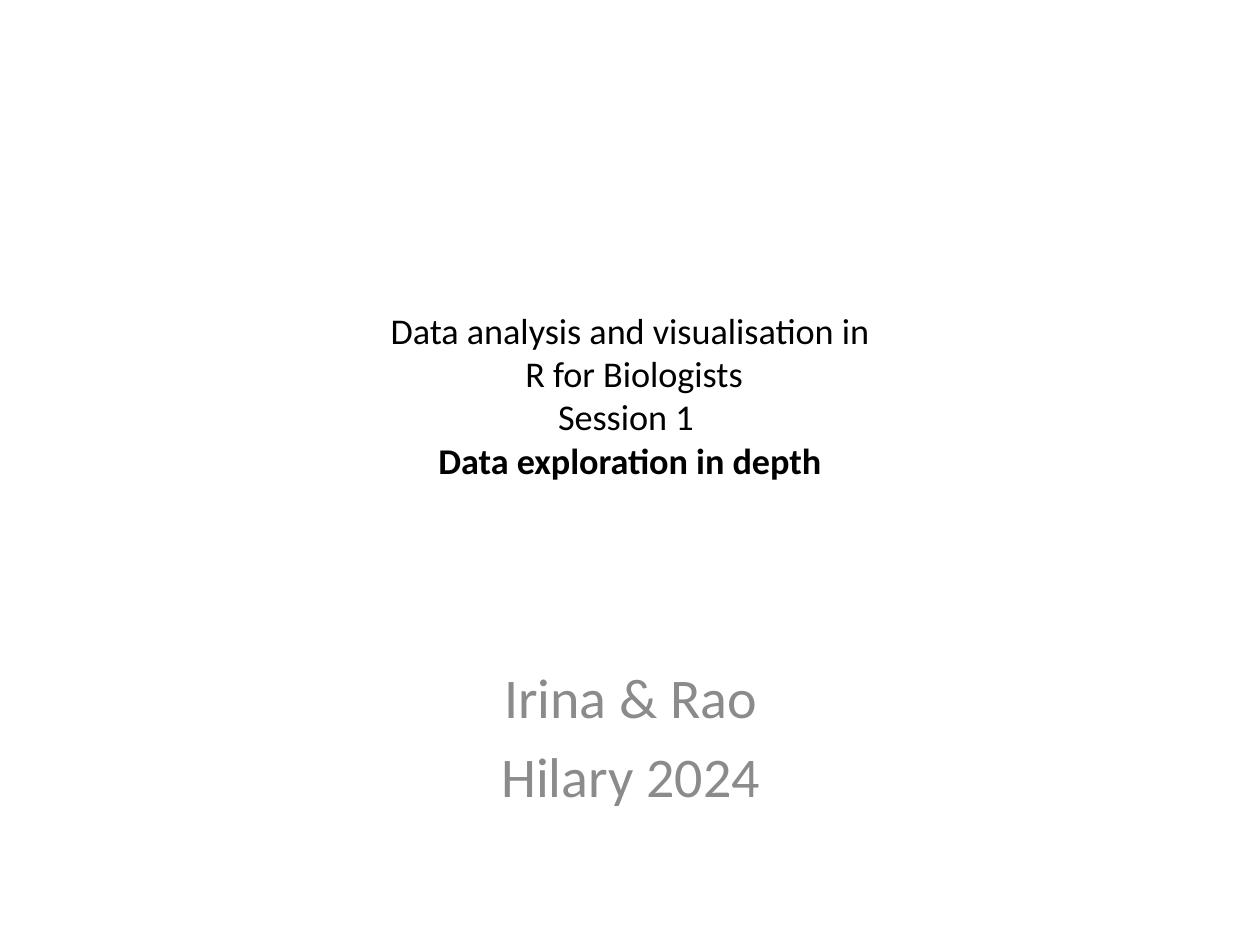
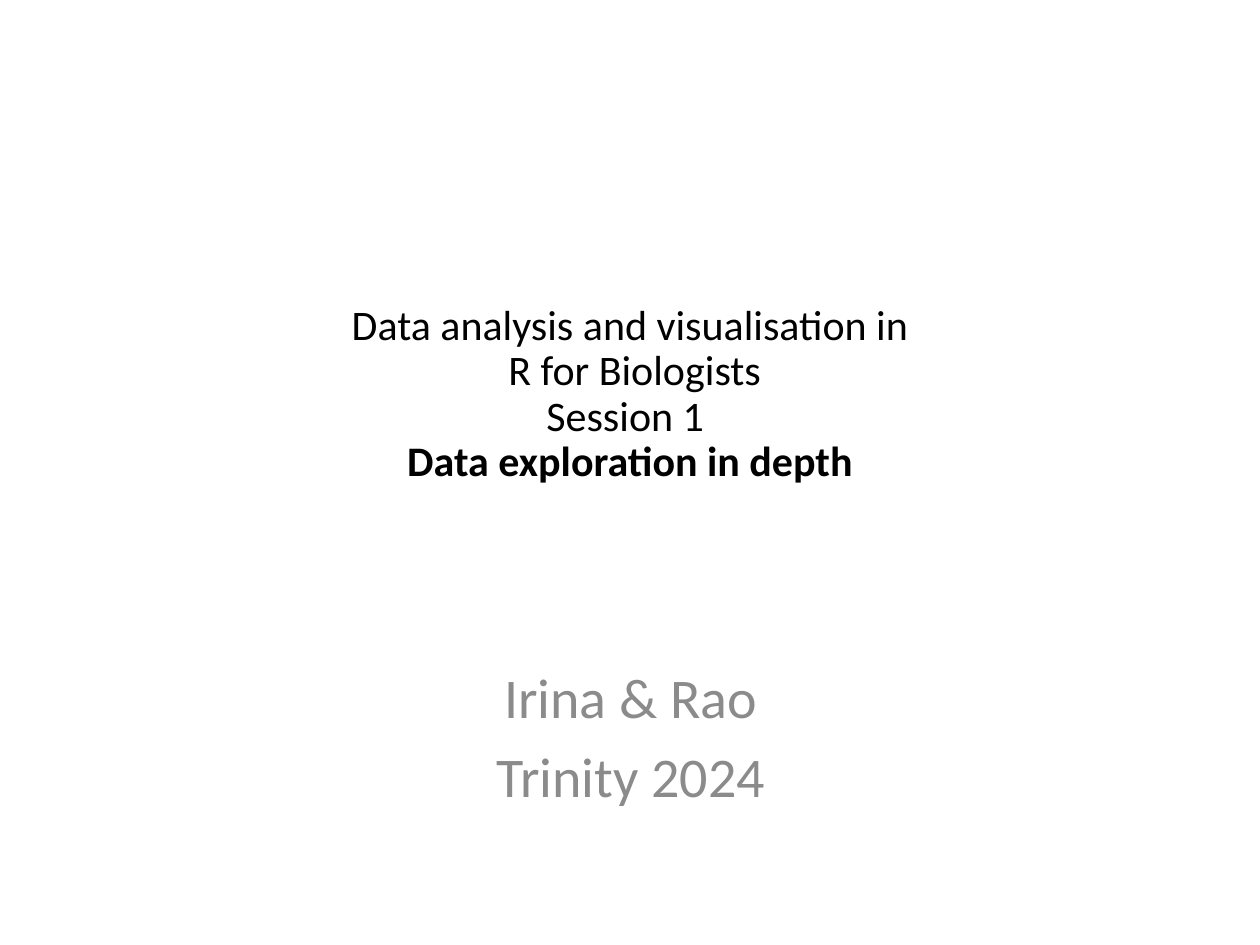
Before and after one commit to sraorao/data_analysis_visualisation_R_TT2024, a slide deck: slide 2 of powerpoint files/Session1.pptx (slide 1 before the commit). Drawn at 1260x945 pixels with LibreOffice and Linux fonts; fonts in the diff are those of the drawing. Boxes give left, top, right and bottom in pixels: in the first picture for what was removed or moved away, otherwise in the second. Text is boxed around its words. In the diff, an @@ line names an element or a change of style, - is before the commit and + after.

```diff
--- a/powerpoint files/Session1.pptx
+++ b/powerpoint files/Session1.pptx
@@ text "Data analysis and visualisation in ..." at (352,310,908,483): size 20.7 to 24 pt; line spacing 1 to 0.9 @@
@@ text at (496,758,764,806): text changed @@
-Hilary 2024
+Trinity 2024
```
Also in this commit, not shown: 2 other slides changed, 1 slide added, 8 other files.
